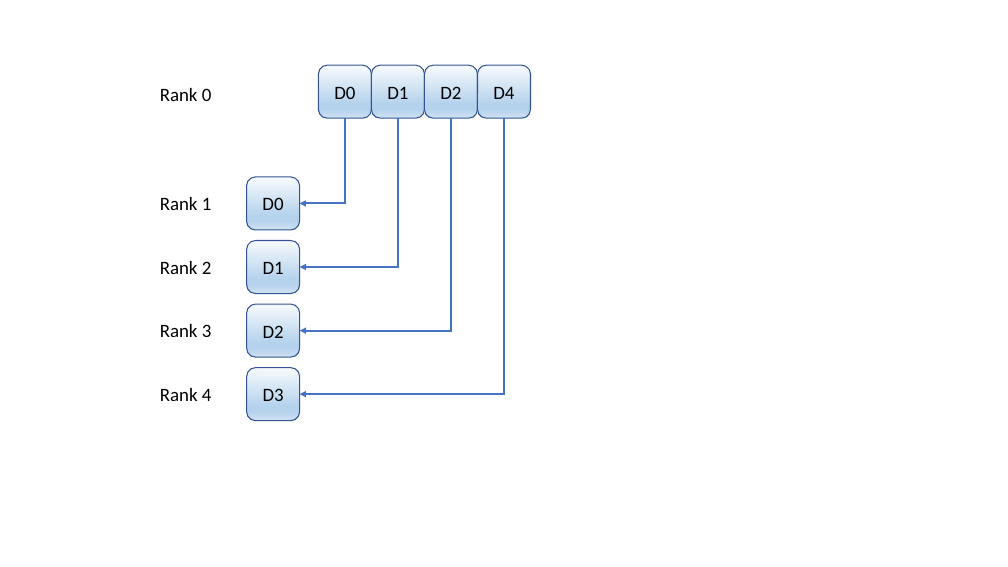
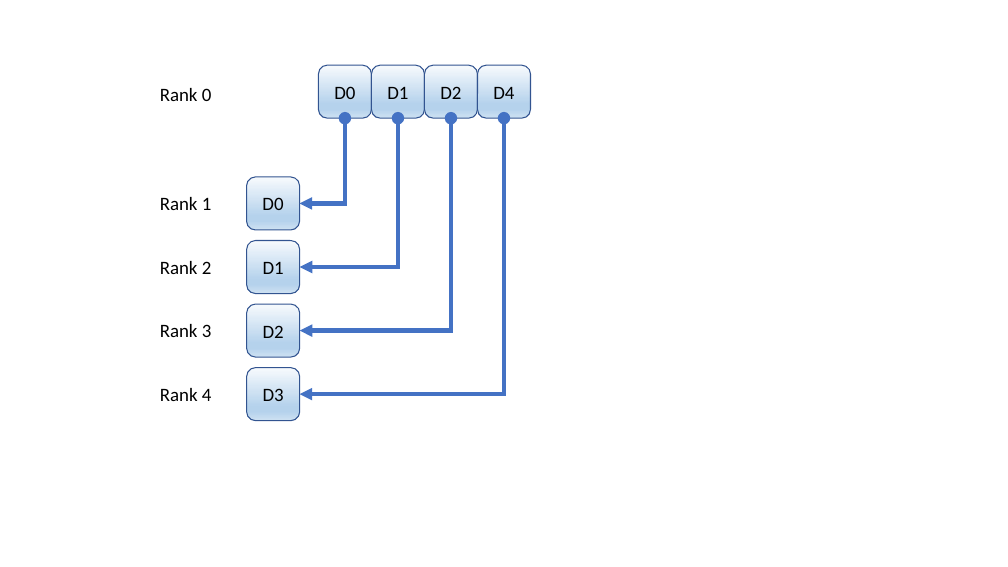
Before and after one commit to cloudmesh/cloudmesh-mpi, a slide deck: slide 2 of doc/images/mpi4py.pptx (slide 1 before the commit). Drawn at 1008x567 pixels with LibreOffice and Linux fonts; fonts in the diff are those of the drawing. Boxes give left, top, right and bottom in pixels: in the first picture for what was removed or moved away, otherwise in the second. Text is boxed around its words. In the diff, an @@ line names an element or a change of style, - is before the commit and + after.

```diff
--- a/doc/images/mpi4py.pptx
+++ b/doc/images/mpi4py.pptx
@@ elbow arrow (345, 118) - (299, 203): elbow arrow to elbow double arrow; stroke #4472C4 2 pt to #4472C4 4 pt @@
@@ elbow arrow (398, 118) - (299, 267): elbow arrow to elbow double arrow; stroke #4472C4 2 pt to #4472C4 4 pt @@
@@ elbow arrow (451, 118) - (299, 330): elbow arrow to elbow double arrow; stroke #4472C4 2 pt to #4472C4 4 pt @@
@@ elbow arrow (504, 118) - (299, 394): elbow arrow to elbow double arrow; stroke #4472C4 2 pt to #4472C4 4 pt @@
```
Also in this commit, not shown: 3 slides added, 10 other files.
